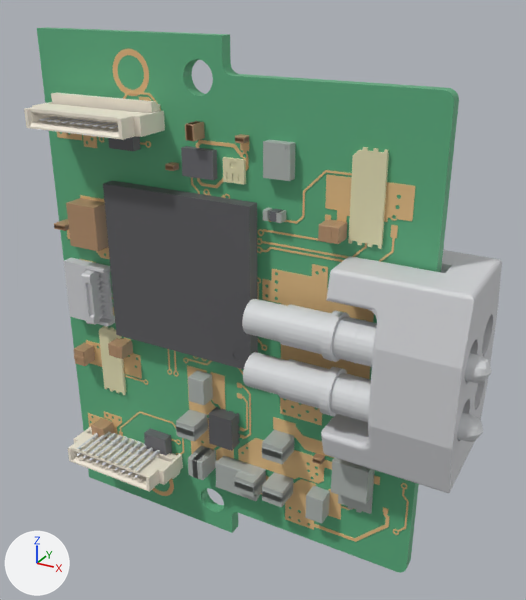
One commit to the glTF model flexi-mems-controller/assembly.glb: the scene before it, then after it.
The view is the same before and after, from a 50 mm lens placed at (0.0303, -0.0344, 0.0313), pointed at (0.0131, -0.003, 0.0157). Arrows for +X, +Y and +Z are at lower left; the lights stay in place. The older version comes first. Where no turn or scale is listed for an object, it has been applied to the vertices.

The older version as bpy lines, for what is in view:
```python
me_ic_other = bpy.data.meshes.new('ic_other')
me_ic_other.from_pydata(...)  # 1684 vertices, 3428 faces; spans x 0.0017..0.0209, y -0.0047..-0.0024, z 0.0042..0.0248
me_ic_other.materials.append(mat_defaultmaterial_003)
me_pads = bpy.data.meshes.new('pads')
me_pads.from_pydata(...)  # 384 vertices, 768 faces; spans x 0.0049..0.0072, y -0.0041..-0.0033, z 0.0008..0.0282
me_pads.materials.append(mat_defaultmaterial_007)
me_pins = bpy.data.meshes.new('pins')
me_pins.from_pydata(...)  # 3976 vertices, 7856 faces; spans x 0.0021..0.0257, y -0.007..-0.0041, z 0.0041..0.0249
me_pins.materials.append(mat_defaultmaterial_005)
ob_ic_other = bpy.data.objects.new('ic_other', me_ic_other)
ob_ic_other.location = (0.0, 0.0, 0.0)
ob_pads = bpy.data.objects.new('pads', me_pads)
ob_pads.location = (0.0, 0.0, 0.0)
ob_pins = bpy.data.objects.new('pins', me_pins)
ob_pins.location = (0.0, 0.0, 0.0)
# also in view: 'ic_mcu' at (0.0089, -0.0046, 0.0141); 'board' at (0.0113, -0.0037, 0.0145); 'xtal_led' at (0.0111, -0.0036, 0.0162); 'ic_shield' at (0.0127, -0.0037, 0.0145); 'connectors' at (0.0045, -0.0047, 0.0145)
```
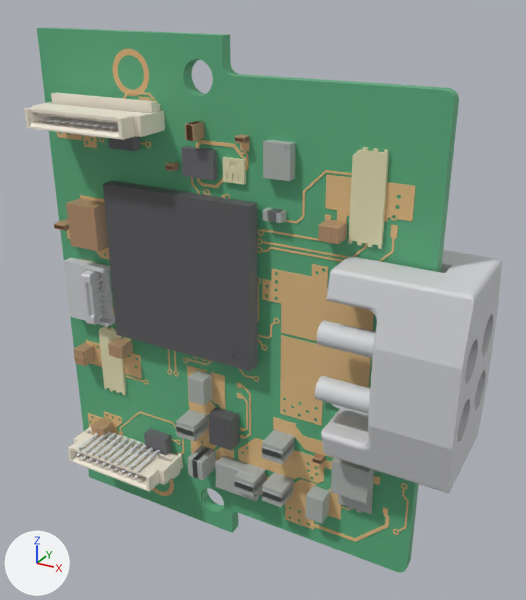
The newer file is also turned or shifted as a whole; pictures and numbers use the older file's frame.

Diff of the bpy script that builds the scene:
```diff
--- a/flexi-mems-controller/assembly.glb.py
+++ b/flexi-mems-controller/assembly.glb.py
@@ me_pins @@
 # used by ob_pins; location = (0.0, 0.0, 0.0)
-me_pins.from_pydata(...)  # 3976 vertices, 7856 faces; spans x 0.0021..0.0257, y -0.007..-0.0041, z 0.0041..0.0249
+me_pins.from_pydata(...)  # 2744 vertices, 5400 faces; spans x 0.0021..0.0218, y -0.007..-0.0041, z 0.0041..0.0249
+# me_pins part 1: the loose piece of 616 vertices spanning x 0.0139..0.0257, y -0.0069..-0.0046, z 0.0148..0.0172 is deleted
+# me_pins part 2: the loose piece of 616 vertices spanning x 0.0139..0.0257, y -0.0069..-0.0046, z 0.0118..0.0142 is deleted
 me_pins.materials.append(mat_defaultmaterial_005)
```

Location of each change, (x1, y1, x2, y2) in pixels of the pictures (526 x 600 px):
'pins', reshaped: before (39, 116, 492, 478); after (39, 116, 375, 478)
part 1 of me_pins, deleted: before (242, 299, 492, 383)
part 2 of me_pins, deleted: before (243, 352, 483, 442)
